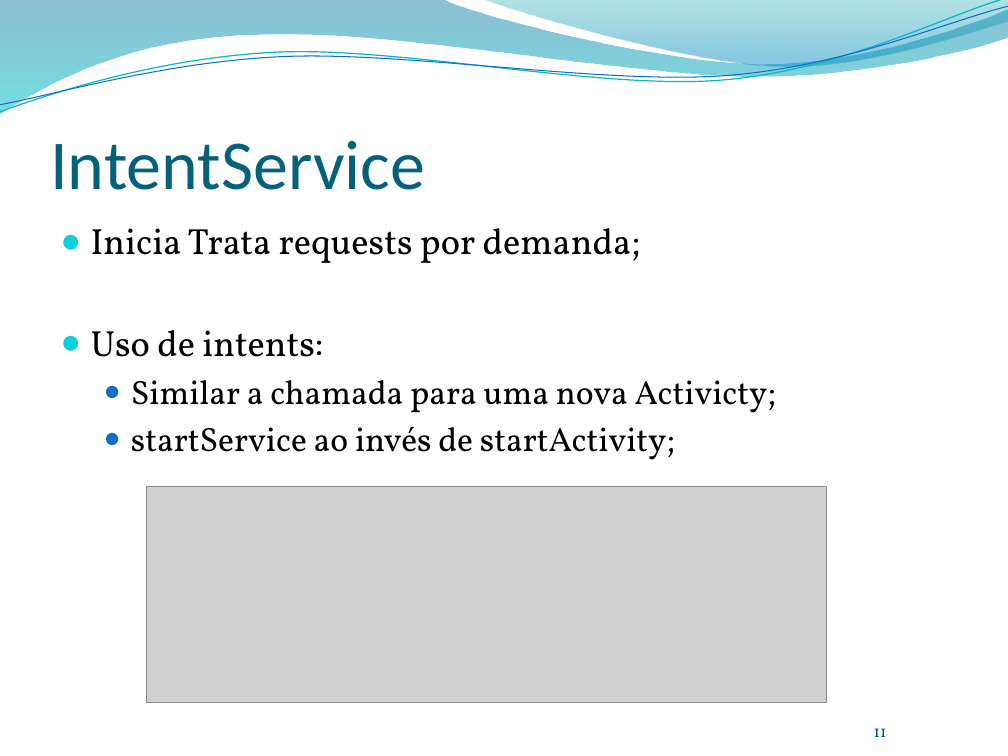
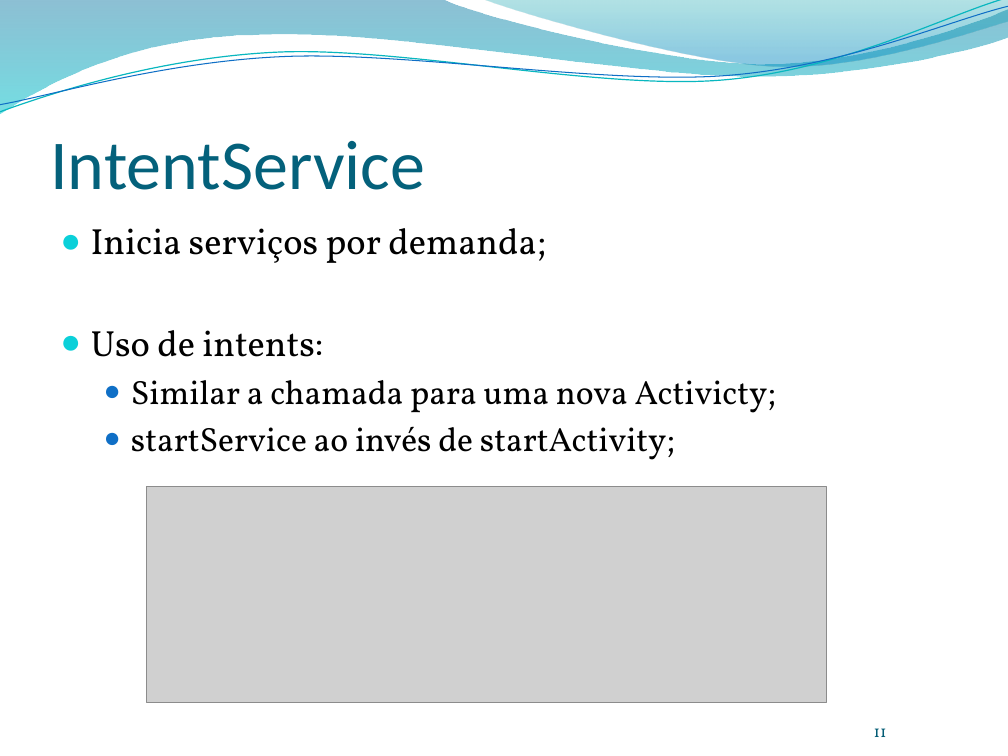
Before and after one commit to LuisLisboa/android, a slide deck: slide 11 of Aula02.pptx. Drawn at 1008x756 pixels with LibreOffice and Linux fonts; fonts in the diff are those of the drawing; grey boxes stand for pictures; background and template pictures are left out. Boxes give left, top, right and bottom in pixels: in the first picture for what was removed or moved away, otherwise in the second. Text is boxed around its words. In the diff, an @@ line names an element or a change of style, - is before the commit and + after.

Commit message:
Correções Aula02.pptx

```diff
--- a/Aula02.pptx
+++ b/Aula02.pptx
@@ text at <box>91,228,546,263</box>: text changed @@
-● Inicia Trata requests por demanda;
+● Inicia serviços por demanda;
```
